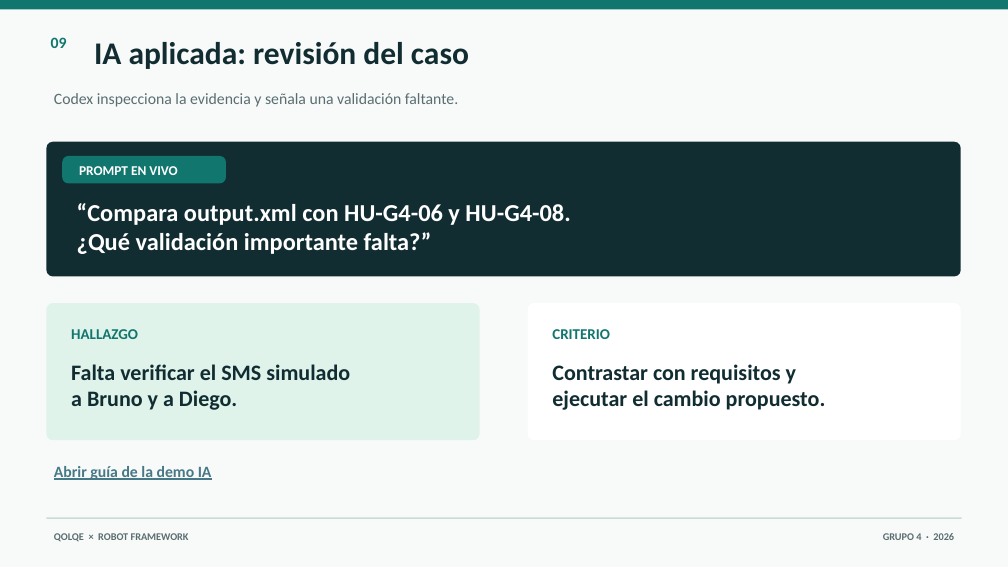
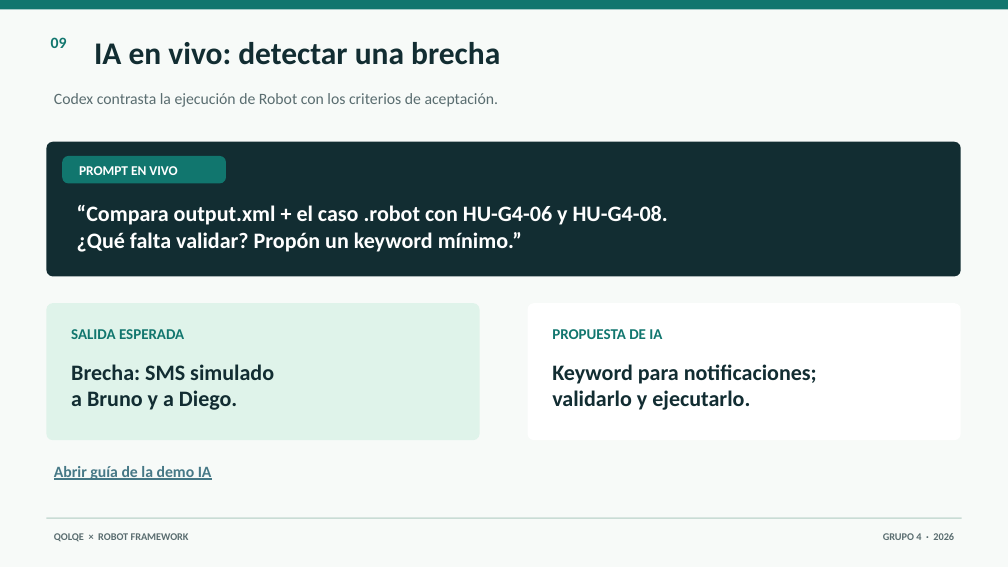
Before and after one commit to Joharjbe/qolqe-wallet, a slide deck: slide 9 of docs/Presentacion_Robot_Framework_G4_visual.pptx. Drawn at 1008x567 pixels with LibreOffice and Linux fonts; fonts in the diff are those of the drawing. Boxes give left, top, right and bottom in pixels: in the first picture for what was removed or moved away, otherwise in the second. Text is boxed around its words. In the diff, an @@ line names an element or a change of style, - is before the commit and + after.

```diff
--- a/docs/Presentacion_Robot_Framework_G4_visual.pptx
+++ b/docs/Presentacion_Robot_Framework_G4_visual.pptx
@@ text at [94,42,500,65]: text changed @@
-IA aplicada: revisión del caso
+IA en vivo: detectar una brecha
@@ text at [54,93,499,107]: text changed @@
-Codex inspecciona la evidencia y señala una validación faltante.
+Codex contrasta la ejecución de Robot con los criterios de aceptación.
@@ text at [77,205,668,252]: text changed; size 23.2 to 21 pt @@
-“Compara output.xml con HU-G4-06 y HU-G4-08.
-¿Qué validación importante falta?”
+“Compara output.xml + el caso .robot con HU-G4-06 y HU-G4-08.
+¿Qué falta validar? Propón un keyword mínimo.”
@@ text at [71,329,184,339]: text changed @@
-HALLAZGO
+SALIDA ESPERADA
@@ text at [552,329,662,339]: text changed @@
-CRITERIO
+PROPUESTA DE IA
@@ text at [71,364,274,380]: text changed @@
-Falta verificar el SMS simulado
+Brecha: SMS simulado
@@ text at [552,364,817,410]: text changed @@
-Contrastar con requisitos y
-ejecutar el cambio propuesto.
+Keyword para notificaciones;
+validarlo y ejecutarlo.
```
Also in this commit, not shown: 2 other slides changed, 1 other file.
